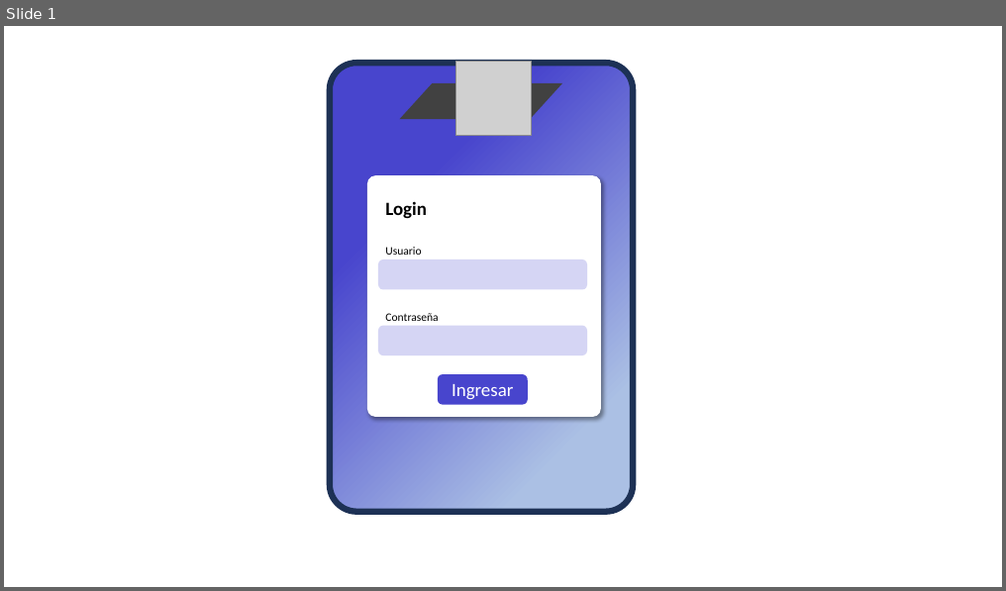
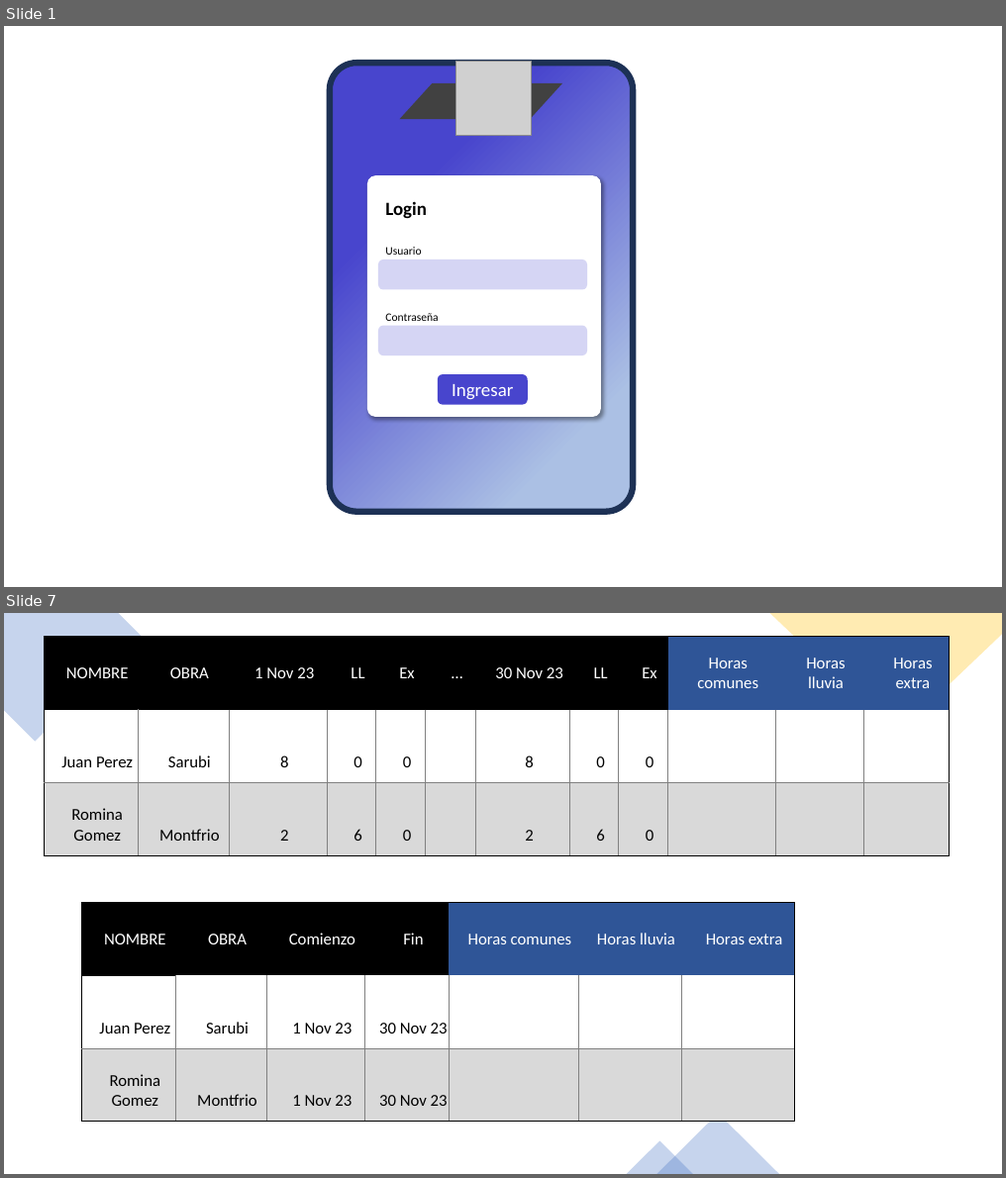
Before and after one commit to sofifernandez/Obligatorio_IS, a slide deck: Presentación1.pptx. Shown one above the other, each under a label of ours: slide 1 before the commit, slides 1 and 7 after it; the slides between them are not shown. The pictures are 1006x591 and 1006x1178 pixels, drawn with LibreOffice and Linux fonts; fonts in the diff are those of the drawing; grey boxes stand for pictures. Boxes give left, top, right and bottom in pixels: in the first picture for what was removed or moved away, otherwise in the second. Text is boxed around its words. In the diff, an @@ line names an element or a change of style, - is before the commit and + after.

```diff
--- a/Presentación1.pptx
+++ b/Presentación1.pptx
@@ slide 7 added at box(4, 613, 1002, 1174), background #FFFFFF @@
@@ freeform shape added at box(4, 613, 141, 742), fill #4472C4 at 30% opacity @@
@@ table added at box(44, 637, 949, 857), 3 rows, 12 columns @@
+NOMBRE | OBRA | 1 Nov 23 | LL | Ex | … | 30 Nov 23 | LL | Ex | Horas comunes | Horas lluvia | Horas extra
+Juan Perez | Sarubi | 8 | 0 | 0 |  | 8 | 0 | 0 |  |  | 
+Romina Gomez | Montfrio | 2 | 6 | 0 |  | 2 | 6 | 0 |  |  | 
@@ rectangle added at box(66, 637, 142, 712), fill #4472C4 at 30% opacity @@
@@ freeform shape added at box(770, 613, 1002, 735), fill #FFC000 at 30% opacity @@
@@ rectangle added at box(815, 656, 894, 735), fill #FFC000 at 30% opacity @@
@@ table added at box(82, 903, 795, 1122), 3 rows, 7 columns @@
+NOMBRE | OBRA | Comienzo | Fin | Horas comunes | Horas lluvia | Horas extra
+Juan Perez | Sarubi | 1 Nov 23 | 30 Nov 23 |  |  | 
+Romina Gomez | Montfrio | 1 Nov 23 | 30 Nov 23 |  |  | 
@@ triangle added at box(656, 1114, 779, 1174), fill #4472C4 at 30% opacity @@
@@ triangle added at box(627, 1142, 693, 1174), fill #4472C4 at 30% opacity @@
```
Also in this commit, not shown: 3 slides changed, 4 other slides added, 3 other files.
